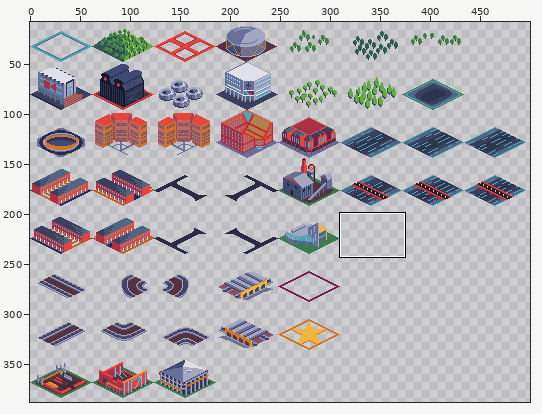
One commit to this pixel-art file: Buildings.aseprite. Above: a wide view before the commit, with the close-up outlined.
Close-up. Before the edit:
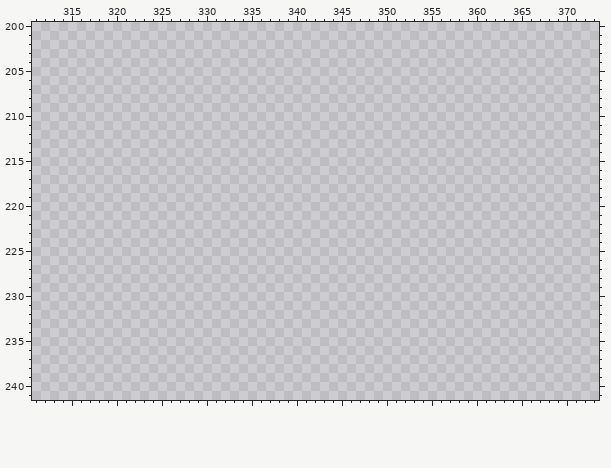
558x432 pixels, 1 frame. Shown: x 311..373, y 200..241. The wide view leaves out empty margins.
Once edited:
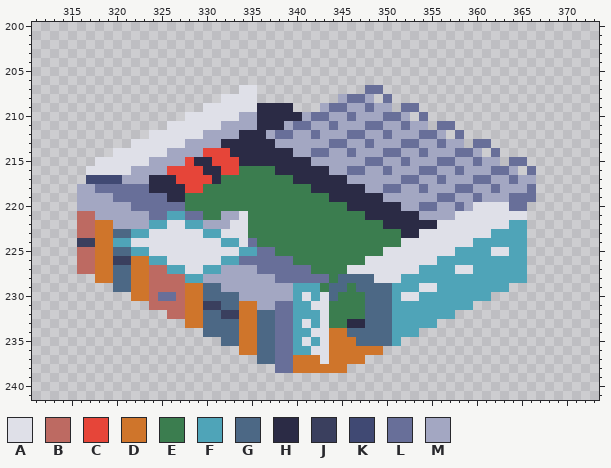
Palette (. is transparent): A #dfe0e8  B #bd6a62  C #e64539  D #cf752b  E #3b7d4f  F #4fa4b8  G #4c6885  H #2b2b45  J #3a3f5e  K #404973  L #686f99  M #a3a7c2
From old to new:
Changed rows in their new state; - is an unchanged pixel.
Layer "Buildings":
first column x 316:
207 ------------------AA------------LL-----------------
208 ----------------AAAA---------MLLM-L----------------
209 --------------AAAAAAHHHH---MLLMMLMM-LL-------------
210 ------------AAAAAAMMHHHHHMLLMMLMMMLLM-L------------
211 ----------AAAAAAMMMMHHHMLLMMLMMMLLMMLMM-LL---------
212 --------AAAAAAMMMMHHHMLLMMLMMMLLMMLMMMLLM-L--------
213 ------AAAAAAMMMMHHHHHHMMMMMMLLMMLMMMLLMMLMM-LL-----
214 ----AAAAAAMMMMCCCHHHHHHHMMLLMMLMMMLLMMLMMMLLM-L----
215 --AAAAAAMMMMCHHCCCHHHHHHHHMMMMMMLLMMLMMMLLMMLMM-LL-
216 -AAAAAMMMMCCCCHHCCEEEEHHHHHHMMLLMMLMMMLLMMLMMMLLM-L
217 -KKKKMMMHHHCCCCHEEEEEEEEHHHHHHMMMMMMLLMMLMMMLLMMLMM
218 MMLLLLLLHHHHCCEEEEEEEEEEEEHHHHHHMMLLMMLMMMLLMMLMMML
219 MMMMLLLLLLHHEEEEEEEEEEEEEEEEHHHHHHMMMMMMLLMMLMMMLLL
220 MMMMMMLLLLLLEEEEEEEEEEEEEEEEEEHHHHHHMMLLMMLMAAAALL-
221 BBMMMMMMLLFFLLEEMMAEEEEEEEEEEEEEHHHHHHMMMMAAAAAAAA-
222 BBDDMMMMFFAAFFMMMAAEEEEEEEEEEEEEEEHHHHHHAAAAAAAAFF-
223 BBDDGGFFAAAAAAFFAAAEEEEEEEEEEEEEEEEEHHAAAAAAAAFFFF-
224 JJDDFFAAAAAAAAAAFFALEEEEEEEEEEEEEEEEAAAAAAAAFFFFFF-
225 BBDDGGFFAAAAAAAAAAFFLLEEEEEEEEEEEEAAAAAAAAFFFFAAFF-
226 BBDDJJDDFFAAAAAAFFLLLLLLEEEEEEEEAAAAAAAAFFFFFFFFFF-
227 BBDDGGDDBBFFAAFFMMMMLLLLLLEEEEAAAAAAAAFFFFAAFFFFFF-
228 --DDGGDDBBBBFFMMMMMMMMLLLLLLEGGGGAAAFFFFFFFFFFFFFF-
229 ----GGDDBBBBDDGGMMMMMMMMFFFEGGEGGGGFFFAAFFFFFFFF---
230 ------DDBLLBDDGGGGMMMMMMFAFAGEEEGGGFAAFFFFFFFF-----
231 --------BBBBDDJJGGDDMMLLFFAAEEEEGGGFFFFFFFFF-------
232 ----------BBDDGGJJDDGGLLFFFAEEEEGGGFFFFFFF---------
233 ------------DDGGGGDDGGLLFAFAEEHHGGGFFFFF-----------
234 --------------GGGGDDGGLLFFAADDGGGGGFFF-------------
235 ----------------GGDDGGLLFAFADDDGGGGF---------------
236 ------------------DDGGLLFFAADDDDDD-----------------
237 --------------------GGLLDDDADDDD-------------------
238 ----------------------LLDDDDDD---------------------
Pixel boxes of the changes (left, top, right, bottom) in both close-ups:
added: (77, 85, 536, 373)
